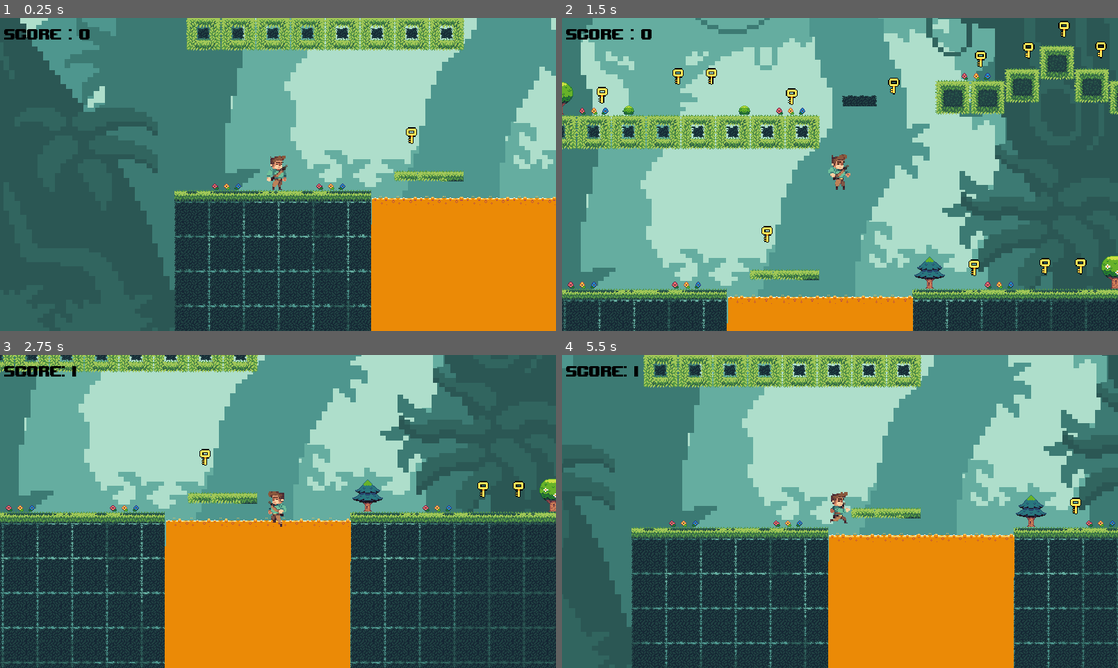
Above: before the commit, frames 1-4 (two rows, left to right).
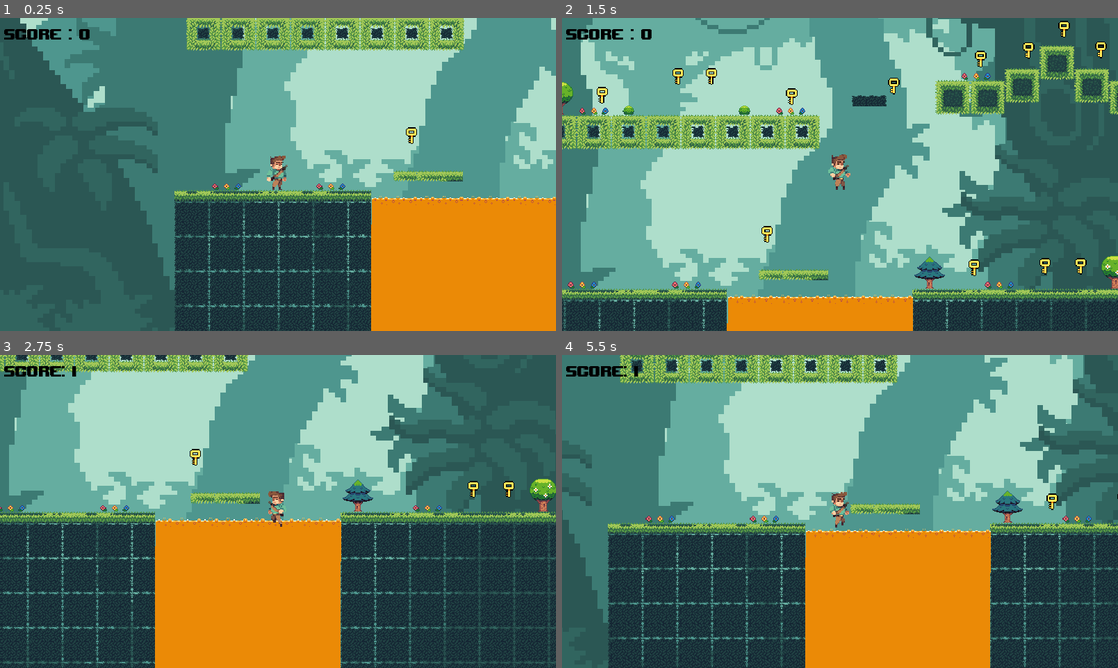
Above: after the commit, the same moments.

Repository: larissanobregaa/Jogo-Escape
Game: Godot game, scene res://fase_2.tscn
The game is run twice, just before and just after one commit, with the same random seed, the same clock (stepped at 60 frames per second) and the same inputs. This scene is started directly instead of the project's main scene. Sound files missing from this copy of the repository are replaced by a short silence.
Inputs:
- Up to frame 1 (0.25 s): no input
- Up to frame 2 (1.5 s): hold Right (ui_right) from 0.53 s (still down); tap Up (ui_up) at 0.77 s
- Up to frame 3 (2.75 s): tap Up (ui_up) at 1.52 s; release Right (ui_right) at 2.03 s; hold Left (ui_left) from 2.03 s (still down)
- Up to frame 4 (5.5 s): release Left (ui_left) at 2.78 s; hold Right (ui_right) 2.78-4.28 s; tap Up (ui_up) at 3.02, 3.77, 4.52 s; hold Left (ui_left) 4.28-5.03 s; hold Right (ui_right) from 5.03 s (still down)

The runs differ from the first frame. In frame 1, 0.2% of the frame differs, in the area x 70-84%, y 48-53%; in frame 2, 0.5%; in frame 3, 30%; in frame 4, 39%, in the area x 0-100%, y 0-100%.

Commit message:
plataformas moveis

Diff:
--- a/fase_2.gd
+++ b/fase_2.gd
@@ -3,8 +3,7 @@
 
 # Called when the node enters the scene tree for the first time.
 func _ready() -> void:
-	pass # Replace with function body.
-
+	$Plataformas/AnimationPlayer.play("plataformas")
 
 # Called every frame. 'delta' is the elapsed time since the previous frame.
 func _process(delta: float) -> void:
--- a/fase_2.tscn
+++ b/fase_2.tscn
@@ -1804,12 +1804,12 @@
 [node name="Personagem" parent="." instance=ExtResource("10_6vs7b")]
 position = Vector2(-54, 498)
 
-[node name="TileMapLayer2" type="TileMapLayer" parent="."]
+[node name="Plataformas" type="TileMapLayer" parent="."]
 position = Vector2(10, 5)
 tile_map_data = PackedByteArray("AAAGAB8AAAAUAAkAAAAHAB8AAAAVAAkAAAAIAB8AAAAUAAkAAAAJAB8AAAAVAAkAAAAKAB8AAAAWAAkAAAALAB8AAAAXAAkAAAAOABAAAAAWAA0AAAAPABAAAAAXAA0AAAAQABAAAAAYAA0AAAA=")
 tile_set = SubResource("TileSet_yfkmo")
 
-[node name="AnimationPlayer" type="AnimationPlayer" parent="TileMapLayer2"]
+[node name="AnimationPlayer" type="AnimationPlayer" parent="Plataformas"]
 libraries = {
 "": SubResource("AnimationLibrary_xc4bw")
 }
